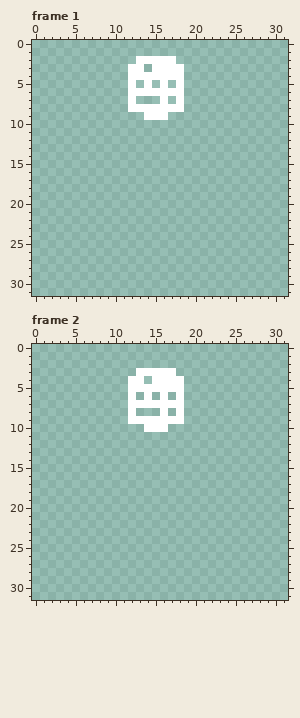
Two versions of one pixel-art file, skeittipeli/maija/stuff/Sprite-0001.aseprite. That is the earlier state.
32x32 pixels, 2 frames. Shown: frame 1, frame 2.
The same view after the edit:
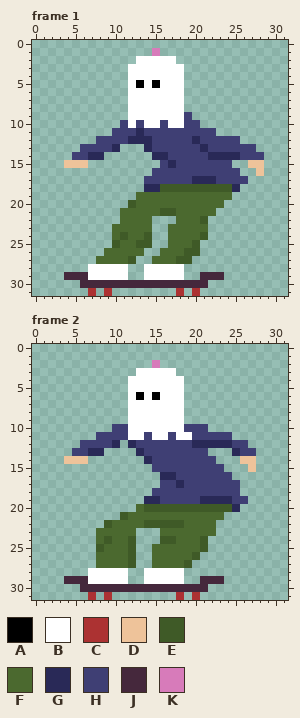
Palette (. is transparent): A #000000  B #ffffff  C #ac3232  D #eec39a  E #3f5a27  F #4b692f  G #292957  H #3f3f74  J #45283c  K #d77bba
The commit says: add ghost character mask sprit sheets
Edits made:
layer "Flattened" now shown
layer "ghost" added
Changed rows in their new state; - is an unchanged pixel.
Frame 1, layers "ghost", "Flattened":
first column x 4:
 1 -----------K-------------
 3 ----------B--------------
 5 ---------A-A-B-----------
 7 ---------BBB-B-----------
 9 --------BB---BBH---------
10 -------HBHBBHBBHH--------
11 ------HHHGHHHHHHHHH------
12 ----HHHHGGGHHHHHGHHHHH---
13 --HHHHG---GHHHHHHGHHHHHH-
14 -HHGG------GGHHHHHGGGGHHH
15 DDD---------HGHHHHHHH--DD
16 -----------HHHHHHHHHHH--D
17 ----------HHHHHHGGGHHHH--
18 ----------GGEEEEEEEEEG---
19 ---------FFFFFFFFFFFF----
20 --------EFFFFFFFFFFF-----
21 -------FFFFFEEFFFFF------
22 -------FFFF---FFFE-------
23 ------FFFFF--FFFFF-------
24 ------FEFFE--FFFFE-------
25 ------EFFEE--FFFE--------
26 -----FFFFF--FFFEE--------
27 ----FFFFE--FFFEE---------
28 ---BBBBB--BBBBB----------
29 JJJBBBBB--BBBBB--JJJ-----
30 --JJJJJJJJJJJJJJJJ-------
31 ---C-C--------C-C--------
Frame 2, layers "ghost", "Flattened":
first column x 4:
 2 -----------K------------
 4 ----------B-------------
 6 ---------A-A-B----------
 8 ---------BBB-B----------
10 ------HHBB---BBHHH------
11 ----HHHHBBHBBHBBHHHHH---
12 --HHHHG-GHHHHHHHGGGGGHH-
13 -HHGG----GHHHHHHHH---GHH
14 DDD-------GHHHHHHHH---DD
15 -----------HHHHHHHHH---D
16 ------------GGHHHHHHH---
17 ------------HHGHHHHHHH--
18 -----------HHHHHHHHHHH--
19 ----------GGHHHHHGGGGHH-
20 ---------FEEEEEEEEEEEG--
21 -------EFFFFFFFFFFFF----
22 -----EFFFFEEEEEFFFF-----
23 ----FFFFF---FFFFFFF-----
24 ----FEFFE---EEFFFE------
25 ----EFFFE--FFFFFFE------
26 ----FFFFE--FFFFFE-------
27 ----FFFFE--FFFFE--------
28 ---BBBBB--BBBBB---------
29 JJJBBBBB--BBBBB--JJJ----
30 --JJJJJJJJJJJJJJJJ------
31 ---C-C--------C-C-------
Pixel boxes of the changes (left, top, right, bottom) in both pictures:
added: (64, 48, 264, 296)
added: (64, 360, 256, 600)
